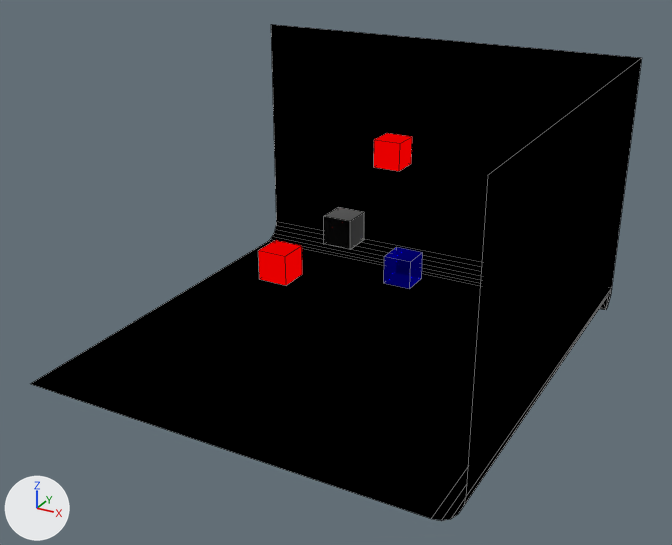
Two versions of the Blender file Materials/cache.blend, one commit apart.
The view is the same before and after, from a 50 mm camera at (27.7, -51.5, 22.4) aimed at (0.2, -1.6, -2.6). Every picture has the same lights, and +X, +Y and +Z are marked at lower left. Mesh edges are drawn as thin lines.
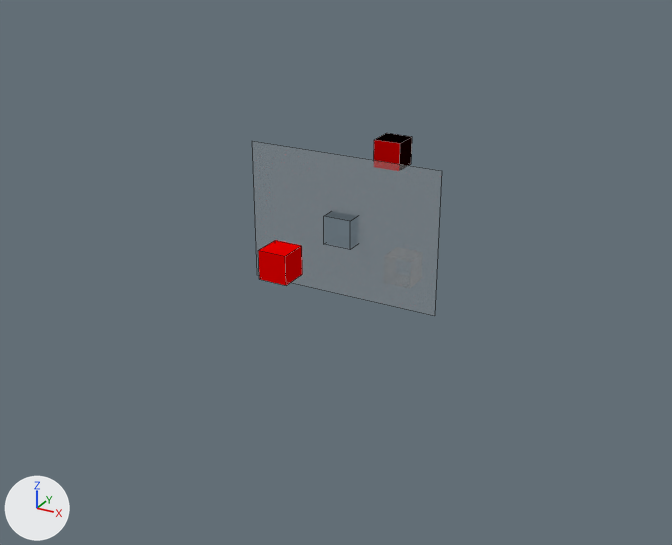
The change, as JSON lines over the scene's bpy script:
```json
{"block": "mat_anatomymaterial", "change": "nodes: BsdfDiffuse, BsdfTransparent x2, Emission, LayerWeight, LightPath, Math, MixShader x3, OutputMaterial, RGB"}
{"block": "mat_anatomymaterial", "change": "colours: blue #0600ff"}
{"block": "mat_anatomymaterial", "change": "nodes: BsdfAnisotropic, BsdfTransparent, LayerWeight, MixShader, OutputMaterial, RGB, ValToRGB"}
{"block": "mat_anatomymaterial", "change": "colours: grey #aaaaaa, black #000000, white #fffffd"}
{"op": "add", "block": "mat_axonmaterial", "code": "n3 = _N.new('ShaderNodeBsdfDiffuse'); n3.name = 'Diffuse BSDF'"}
{"block": "mat_axonmaterial", "where": "n1 = _N.new('ShaderNodeRGB'); n1.name = 'RGB'"}
{"block": "mat_axonmaterial", "where": "n0 = _N.new('ShaderNodeOutputMaterial'); n0.name = 'Material Output'"}
{"op": "remove", "block": "mat_axonmaterial", "code": "n2 = _N.new('ShaderNodeEmission'); n2.name = 'Emission'"}
{"op": "remove", "block": "mat_axonmaterial", "code": "_L.new(n1.outputs[0], n2.inputs[0])  # 'Color' to 'Color'"}
{"op": "remove", "block": "mat_axonmaterial", "code": "_L.new(n2.outputs[0], n0.inputs[0])  # 'Emission' to 'Surface'"}
{"op": "add", "block": "mat_axonmaterial", "code": "_L.new(n3.outputs[0], n0.inputs[0])  # 'BSDF' to 'Surface'"}
{"op": "add", "block": "mat_axonmaterial", "code": "_L.new(n1.outputs[0], n3.inputs[0])  # 'Color' to 'Color'"}
{"block": "mat_dendritematerial", "change": "nodes: Emission, OutputMaterial, RGB"}
{"block": "mat_dendritematerial", "change": "colours: red #ff0000"}
{"block": "mat_dendritematerial", "change": "nodes: BsdfDiffuse, Emission, LayerWeight, MixShader, OutputMaterial, RGB"}
{"block": "mat_dendritematerial", "change": "colours: black #000000, red #ff0000"}
{"block": "mat_rootmaterial", "change": "nodes: BsdfPrincipled, BsdfTransparent x2, Emission, LayerWeight x2, LightPath, Math, MixShader x3, OutputMaterial, ValToRGB x2"}
{"block": "mat_rootmaterial", "change": "colours: black #444444, black #000000, white #ffffff, light grey #cbcbcb, white #e7e7e7"}
{"block": "mat_rootmaterial", "change": "nodes: BsdfDiffuse, BsdfTransparent x2, LayerWeight, LightPath, MixShader x2, OutputMaterial, RGB, ValToRGB x2"}
{"block": "mat_rootmaterial", "change": "colours: black #000000, white #fffffd, white #ececec"}
{"op": "add", "block": "mat_slice_material", "code": ["mat_slice_material = bpy.data.materials.new('Slice Material')", "# nodes: BsdfDiffuse, BsdfTransparent, LightPath, Math, MixShader, OutputMaterial", "# colours: grey #bcbcbc"]}
{"op": "add", "block": "me_plane", "code": ["me_plane = bpy.data.meshes.new('Plane')", "me_plane.from_pydata([(-1.0, -1.0, 0.0), (1.0, -1.0, 0.0), (-1.0, 1.0, 0.0), (1.0, 1.0, 0.0)], [], [(0, 1, 3, 2)])", "me_plane.materials.append(mat_slice_material)"]}
{"op": "remove", "block": "ob_backdrop", "code": ["ob_backdrop = bpy.data.objects.new('BackDrop', me_plane_003)", "ob_backdrop.location = (0.0, 0.0, -8.54)", "ob_backdrop.scale = (15.0, 15.0, 15.0)"]}
{"op": "add", "block": "ob_slice_plane", "code": ["ob_slice_plane = bpy.data.objects.new('Slice plane', me_plane)", "ob_slice_plane.location = (-0.25, 0.13, 0.0)", "ob_slice_plane.rotation_euler = (1.571, 1.571, 0.0)  # degrees (90, 90, 0)", "ob_slice_plane.scale = (5.0, 7.0, 0.0)", "ob_slice_plane.show_transparent = True"]}
```

What differs and where, as boxes (x1, y1, x2, y2) in the pictures (672 x 545 px):
```json
{"object": "BackDrop", "change": "deleted", "before": [31, 24, 642, 521], "on screen": "black"}
{"object": "Slice plane", "change": "added", "after": [252, 141, 442, 316]}
{"object": "Cube.002", "change": "recoloured", "before": [258, 240, 302, 285], "after": [258, 240, 302, 285]}
{"object": "Cube", "change": "recoloured", "before": [324, 207, 364, 250], "after": [324, 207, 364, 250], "on screen": "black to blue"}
{"object": "Cube.003", "change": "recoloured", "before": [384, 247, 423, 289], "after": [384, 247, 423, 289]}
{"object": "Cube.001", "change": "recoloured", "before": [374, 133, 412, 171], "after": [374, 133, 412, 171]}
```
